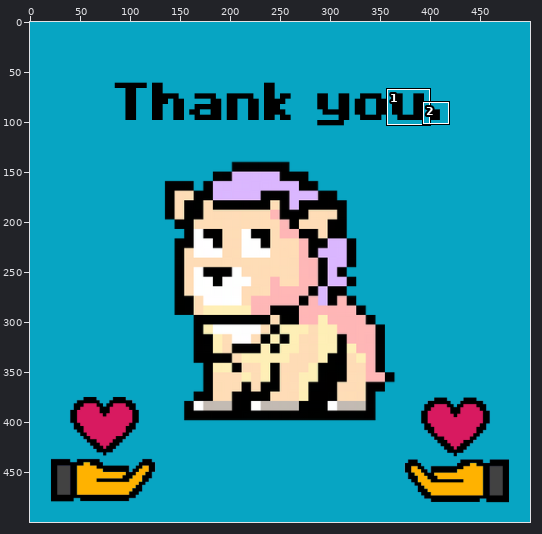
One commit to this sprite sheet: Caring Creatures Website/img/successCC.png. Above, an overview of the earlier version with the close-up marked.
Close-up. As it was:
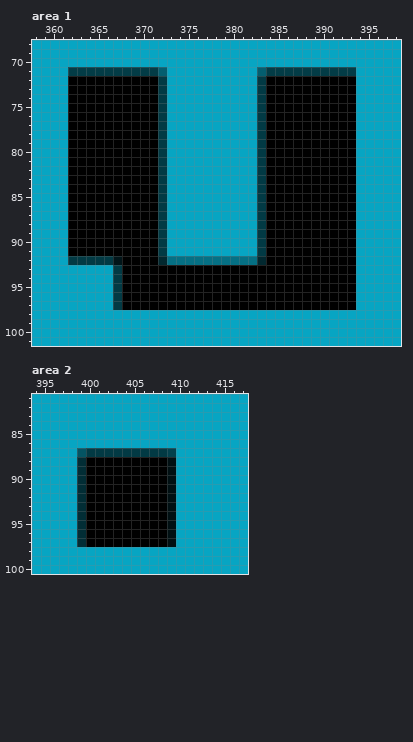
The file is 500x500 pixels. Shown: area 1: x 358..398, y 68..101; area 2: x 394..417, y 81..100. The commit also changed other parts of the picture, which this record leaves out.
After the commit:
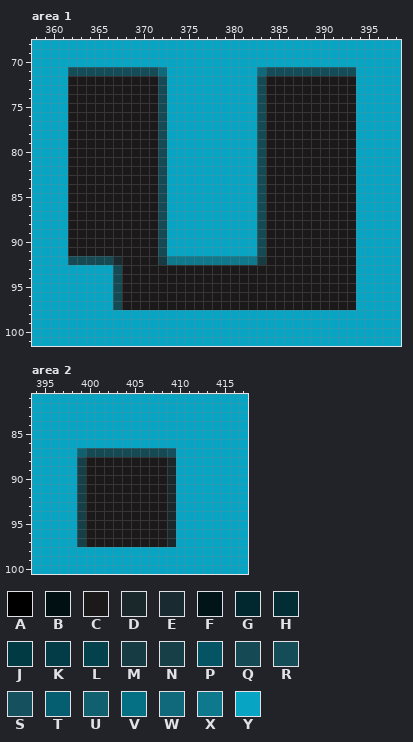
Palette (. is transparent): A #000000  B #011013  C #1c191a  D #1a272b  E #192b30  F #011519  G #02282f  H #022d35  J #023a44  K #033c46  L #03414d  M #173b43  N #163f48  P #045463  Q #154a55  R #144c57  S #14505d  T #045e6f  U #116070  V #057084  W #10697a  X #0e788d  Y #07a5c3
Change:
--- area 1
@@ x 358..398 @@
  70 YYYYYYYYYYYYYYYYYYYYYYYYYYYYYYYYYYYYYYYYY
- 71 YYYYKKKKKKKKKKTYYYYYYYYYYTKKKKKKKKKKYYYYY
- 72 YYYYAAAAAAAAAAJYYYYYYYYYYJAAAAAAAAAAYYYYY
- 73 YYYYAAAAAAAAAAJYYYYYYYYYYJAAAAAAAAAAYYYYY
- 74 YYYYAAAAAAAAAAJYYYYYYYYYYJAAAAAAAAAAYYYYY
- 75 YYYYAAAAAAAAAAJYYYYYYYYYYJAAAAAAAAAAYYYYY
- 76 YYYYAAAAAAAAAAJYYYYYYYYYYJAAAAAAAAAAYYYYY
- 77 YYYYAAAAAAAAAAJYYYYYYYYYYJAAAAAAAAAAYYYYY
- 78 YYYYAAAAAAAAAAJYYYYYYYYYYJAAAAAAAAAAYYYYY
- 79 YYYYAAAAAAAAAAJYYYYYYYYYYJAAAAAAAAAAYYYYY
- 80 YYYYAAAAAAAAAAJYYYYYYYYYYJAAAAAAAAAAYYYYY
- 81 YYYYAAAAAAAAAAJYYYYYYYYYYJAAAAAAAAAAYYYYY
- 82 YYYYAAAAAAAAAAJYYYYYYYYYYJAAAAAAAAAAYYYYY
- 83 YYYYAAAAAAAAAAJYYYYYYYYYYJAAAAAAAAAAYYYYY
- 84 YYYYAAAAAAAAAAJYYYYYYYYYYJAAAAAAAAAAYYYYY
- 85 YYYYAAAAAAAAAAJYYYYYYYYYYJAAAAAAAAAAYYYYY
- 86 YYYYAAAAAAAAAAJYYYYYYYYYYJAAAAAAAAAAYYYYY
- 87 YYYYAAAAAAAAAAJYYYYYYYYYYJAAAAAAAAAAYYYYY
- 88 YYYYAAAAAAAAAAJYYYYYYYYYYJAAAAAAAAAAYYYYY
- 89 YYYYAAAAAAAAAAJYYYYYYYYYYJAAAAAAAAAAYYYYY
- 90 YYYYAAAAAAAAAAJYYYYYYYYYYJAAAAAAAAAAYYYYY
- 91 YYYYAAAAAAAAAAJYYYYYYYYYYJAAAAAAAAAAYYYYY
- 92 YYYYJJJJJFAAAAGVVVVVVVVVVGAAAAAAAAAAYYYYY
- 93 YYYYYYYYYJAAAAAAAAAAAAAAAAAAAAAAAAAAYYYYY
- 94 YYYYYYYYYJAAAAAAAAAAAAAAAAAAAAAAAAAAYYYYY
- 95 YYYYYYYYYJAAAAAAAAAAAAAAAAAAAAAAAAAAYYYYY
- 96 YYYYYYYYYJAAAAAAAAAAAAAAAAAAAAAAAAAAYYYYY
- 97 YYYYYYYYYJAAAAAAAAAAAAAAAAAAAAAAAAAAYYYYY
+ 71 YYYYRRRRRRRRRRWYYYYYYYYYYWRRRRRRRRRRYYYYY
+ 72 YYYYCCCCCCCCCCQYYYYYYYYYYQCCCCCCCCCCYYYYY
+ 73 YYYYCCCCCCCCCCQYYYYYYYYYYQCCCCCCCCCCYYYYY
+ 74 YYYYCCCCCCCCCCQYYYYYYYYYYQCCCCCCCCCCYYYYY
+ 75 YYYYCCCCCCCCCCQYYYYYYYYYYQCCCCCCCCCCYYYYY
+ 76 YYYYCCCCCCCCCCQYYYYYYYYYYQCCCCCCCCCCYYYYY
+ 77 YYYYCCCCCCCCCCQYYYYYYYYYYQCCCCCCCCCCYYYYY
+ 78 YYYYCCCCCCCCCCQYYYYYYYYYYQCCCCCCCCCCYYYYY
+ 79 YYYYCCCCCCCCCCQYYYYYYYYYYQCCCCCCCCCCYYYYY
+ 80 YYYYCCCCCCCCCCQYYYYYYYYYYQCCCCCCCCCCYYYYY
+ 81 YYYYCCCCCCCCCCQYYYYYYYYYYQCCCCCCCCCCYYYYY
+ 82 YYYYCCCCCCCCCCQYYYYYYYYYYQCCCCCCCCCCYYYYY
+ 83 YYYYCCCCCCCCCCQYYYYYYYYYYQCCCCCCCCCCYYYYY
+ 84 YYYYCCCCCCCCCCQYYYYYYYYYYQCCCCCCCCCCYYYYY
+ 85 YYYYCCCCCCCCCCQYYYYYYYYYYQCCCCCCCCCCYYYYY
+ 86 YYYYCCCCCCCCCCQYYYYYYYYYYQCCCCCCCCCCYYYYY
+ 87 YYYYCCCCCCCCCCQYYYYYYYYYYQCCCCCCCCCCYYYYY
+ 88 YYYYCCCCCCCCCCQYYYYYYYYYYQCCCCCCCCCCYYYYY
+ 89 YYYYCCCCCCCCCCQYYYYYYYYYYQCCCCCCCCCCYYYYY
+ 90 YYYYCCCCCCCCCCQYYYYYYYYYYQCCCCCCCCCCYYYYY
+ 91 YYYYCCCCCCCCCCQYYYYYYYYYYQCCCCCCCCCCYYYYY
+ 92 YYYYQQQQQECCCCMXXXXXXXXXXMCCCCCCCCCCYYYYY
+ 93 YYYYYYYYYQCCCCCCCCCCCCCCCCCCCCCCCCCCYYYYY
+ 94 YYYYYYYYYQCCCCCCCCCCCCCCCCCCCCCCCCCCYYYYY
+ 95 YYYYYYYYYQCCCCCCCCCCCCCCCCCCCCCCCCCCYYYYY
+ 96 YYYYYYYYYQCCCCCCCCCCCCCCCCCCCCCCCCCCYYYYY
+ 97 YYYYYYYYYQCCCCCCCCCCCCCCCCCCCCCCCCCCYYYYY
  98 YYYYYYYYYYYYYYYYYYYYYYYYYYYYYYYYYYYYYYYYY
--- area 2
@@ x 397..411 @@
  86 YYYYYYYYYYYYYYY
- 87 YYPJJJJJJJJJLYY
- 88 YYHAAAAAAAAABYY
- 89 YYHAAAAAAAAABYY
- 90 YYHAAAAAAAAABYY
- 91 YYHAAAAAAAAABYY
- 92 YYHAAAAAAAAABYY
- 93 YYHAAAAAAAAABYY
- 94 YYHAAAAAAAAABYY
- 95 YYHAAAAAAAAABYY
- 96 YYHAAAAAAAAABYY
- 97 YYHAAAAAAAAABYY
+ 87 YYUQQQQQQQQQSYY
+ 88 YYNCCCCCCCCCDYY
+ 89 YYNCCCCCCCCCDYY
+ 90 YYNCCCCCCCCCDYY
+ 91 YYNCCCCCCCCCDYY
+ 92 YYNCCCCCCCCCDYY
+ 93 YYNCCCCCCCCCDYY
+ 94 YYNCCCCCCCCCDYY
+ 95 YYNCCCCCCCCCDYY
+ 96 YYNCCCCCCCCCDYY
+ 97 YYNCCCCCCCCCDYY
  98 YYYYYYYYYYYYYYY
